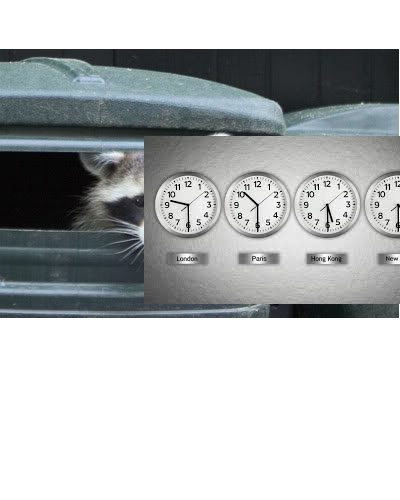
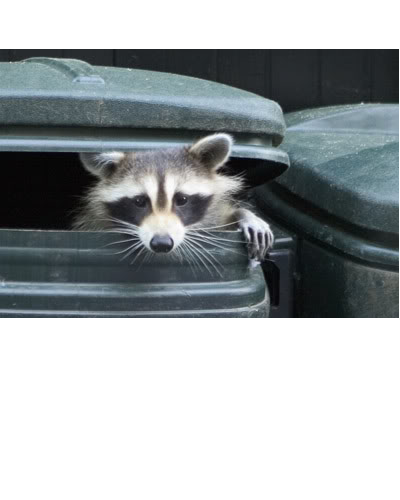
Two versions of the same layered image (400×500). Layer-by-layer changes:
removed layer "Pasted Layer" over bbox(144, 136, 400, 304)
